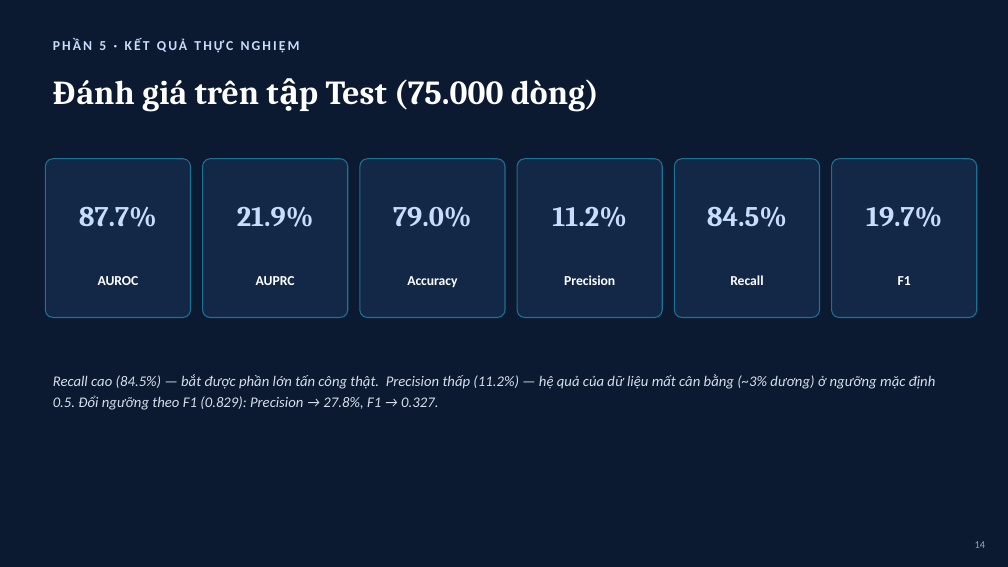
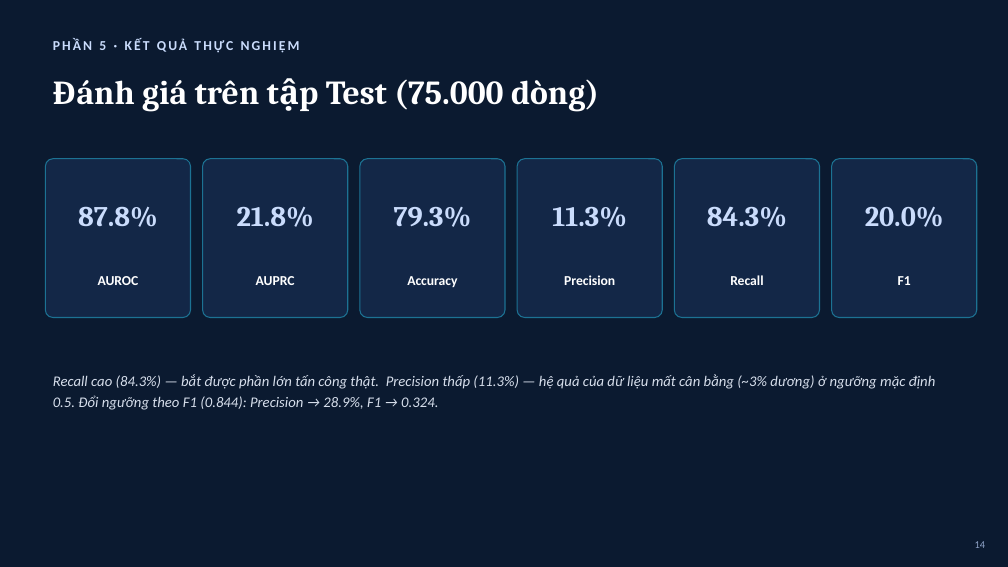
Before and after one commit to 2591317-student/MachineLearningAdvance, a slide deck: slide 14 of SlideThuyetTrinh_RBA_MLP_Fuzzy.pptx. Drawn at 1008x567 pixels with LibreOffice and Linux fonts; fonts in the diff are those of the drawing. Boxes give left, top, right and bottom in pixels: in the first picture for what was removed or moved away, otherwise in the second. Text is boxed around its words. In the diff, an @@ line names an element or a change of style, - is before the commit and + after.

```diff
--- a/SlideThuyetTrinh_RBA_MLP_Fuzzy.pptx
+++ b/SlideThuyetTrinh_RBA_MLP_Fuzzy.pptx
@@ text at <box>78,206,158,227</box>: text changed @@
-87.7%
+87.8%
@@ text at <box>237,206,314,227</box>: text changed @@
-21.9%
+21.8%
@@ text at <box>394,207,472,227</box>: text changed @@
-79.0%
+79.3%
@@ text at <box>552,207,627,227</box>: text changed @@
-11.2%
+11.3%
@@ text at <box>707,206,787,227</box>: text changed @@
-84.5%
+84.3%
@@ text at <box>865,207,944,227</box>: text changed @@
-19.7%
+20.0%
@@ text at <box>53,374,936,410</box>: text changed @@
-Recall cao (84.5%) — bắt được phần lớn tấn công thật. Precision thấp (11.2%) — hệ quả của dữ liệu mất cân bằng (~3% dương) ở ngưỡng mặc định 0.5. Đổi ngưỡng theo F1 (0.829): Precision → 27.8%, F1 → 0.327.
+Recall cao (84.3%) — bắt được phần lớn tấn công thật. Precision thấp (11.3%) — hệ quả của dữ liệu mất cân bằng (~3% dương) ở ngưỡng mặc định 0.5. Đổi ngưỡng theo F1 (0.844): Precision → 28.9%, F1 → 0.324.
```
Also in this commit, not shown: 3 other slides changed.
